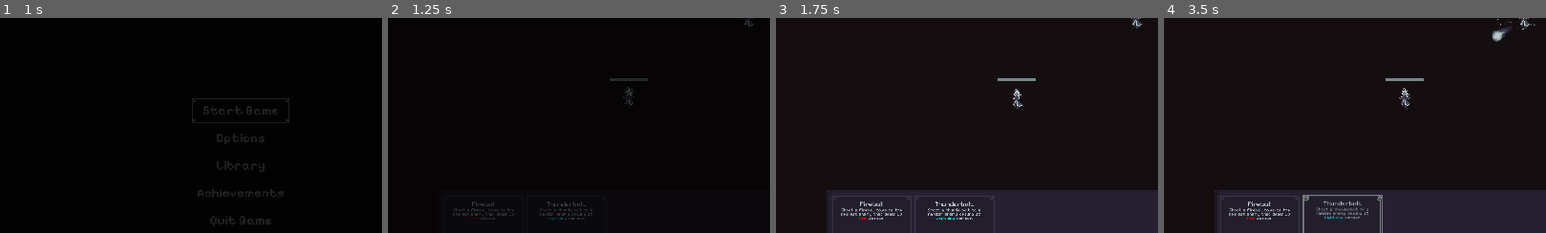
Above: before the commit, frames 1-4 (left to right).
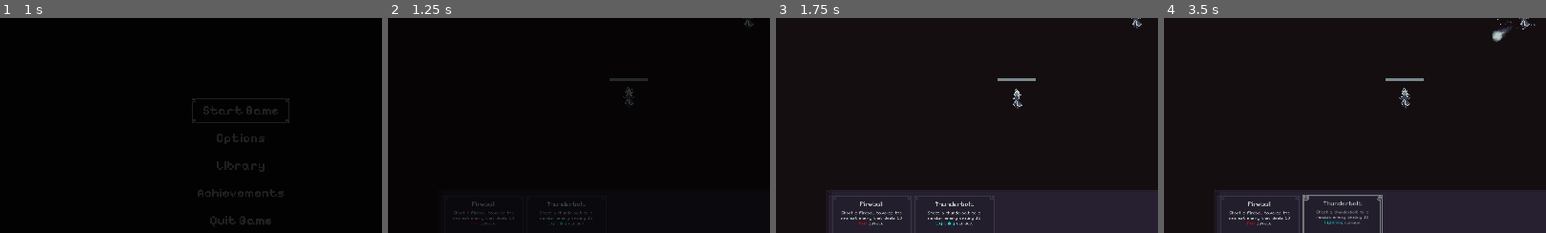
Above: after the commit, the same moments.

Repository: Jelmerrr/Grimoire
Game: Godot game, scene res://Scenes/TitleScreenScene.tscn
Two runs of this game, one before a commit and one after it. Both use one fixed random seed, a clock stepped at 60 frames per second and the inputs below.
Inputs:
- Up to frame 1 (1 s): click "Start Game" at 0.5 s
- Up to frame 2 (1.25 s): no input
- Up to frame 3 (1.75 s): click "Fight!" at 1.25 s
- Up to frame 4 (3.5 s): click "Fight!" at 2 s; click "Fight!" at 2.75 s
The pictures show only the part of the screen within x 18-68%, y 32-82%; the shares and areas given below are measured in that part.

Frame 1 is identical in both runs. In frame 2, 0.6% of the frame differs, in the area x 17-54%, y 88-97%; in frame 3, 0.8%; in frame 4, 0.9%.

Commit message:
Attempted fix at this stupid random camera bug #12 (Also includes some more ui tweaks and an export preset for debugging)

Diff:
--- a/Scenes/BoardScene.tscn
+++ b/Scenes/BoardScene.tscn
@@ -40,13 +40,16 @@
 size = Vector2i(960, 540)
 render_target_update_mode = 4
 
-[node name="Player" parent="Control/SubViewportContainer/SubViewport" instance=ExtResource("4_dwcef")]
+[node name="Camera2D" type="Camera2D" parent="Control/SubViewportContainer/SubViewport"]
 
-[node name="EnemyBoardScene" parent="Control/SubViewportContainer/SubViewport" instance=ExtResource("4_7heqy")]
+[node name="Player, Enemies & Attacks" type="CanvasLayer" parent="Control/SubViewportContainer/SubViewport"]
+follow_viewport_enabled = true
 
-[node name="Grimoire" parent="Control/SubViewportContainer/SubViewport" instance=ExtResource("1_l56c8")]
+[node name="Player" parent="Control/SubViewportContainer/SubViewport/Player, Enemies & Attacks" instance=ExtResource("4_dwcef")]
 
-[node name="Camera2D" type="Camera2D" parent="Control/SubViewportContainer/SubViewport"]
+[node name="EnemyBoardScene" parent="Control/SubViewportContainer/SubViewport/Player, Enemies & Attacks" instance=ExtResource("4_7heqy")]
+
+[node name="Grimoire" parent="Control/SubViewportContainer/SubViewport/Player, Enemies & Attacks" instance=ExtResource("1_l56c8")]
 
 [node name="CanvasLayer" type="CanvasLayer" parent="Control/SubViewportContainer/SubViewport"]
 layer = -5
--- a/Scenes/UI/NewPageSelectionUI.tscn
+++ b/Scenes/UI/NewPageSelectionUI.tscn
@@ -17,12 +17,9 @@
 
 [node name="VBoxContainer" type="VBoxContainer" parent="."]
 layout_mode = 1
-anchors_preset = 13
-anchor_left = 0.5
-anchor_right = 0.5
+anchors_preset = 15
+anchor_right = 1.0
 anchor_bottom = 1.0
-offset_left = -340.0
-offset_right = 340.0
 grow_horizontal = 2
 grow_vertical = 2
 mouse_filter = 2
@@ -31,7 +28,7 @@
 [node name="TopMargin" type="VBoxContainer" parent="VBoxContainer"]
 layout_mode = 2
 size_flags_vertical = 3
-size_flags_stretch_ratio = 0.1
+size_flags_stretch_ratio = 0.2
 mouse_filter = 2
 
 [node name="RichTextLabel" type="RichTextLabel" parent="VBoxContainer"]
@@ -39,7 +36,7 @@
 mouse_filter = 2
 theme_override_colors/default_color = Color(0.7294118, 0.78039217, 0.78039217, 1)
 theme_override_fonts/normal_font = ExtResource("2_c4wou")
-theme_override_font_sizes/normal_font_size = 46
+theme_override_font_sizes/normal_font_size = 60
 bbcode_enabled = true
 text = "Choose a reward
 "
@@ -47,6 +44,12 @@
 scroll_active = false
 horizontal_alignment = 1
 vertical_alignment = 1
+
+[node name="Filler" type="VBoxContainer" parent="VBoxContainer"]
+layout_mode = 2
+size_flags_vertical = 3
+size_flags_stretch_ratio = 0.2
+mouse_filter = 2
 
 [node name="HBoxPanels" type="HBoxContainer" parent="VBoxContainer"]
 layout_mode = 2
@@ -56,7 +59,7 @@
 alignment = 1
 
 [node name="New Page 1 Container" type="PanelContainer" parent="VBoxContainer/HBoxPanels"]
-custom_minimum_size = Vector2(140, 180)
+custom_minimum_size = Vector2(200, 278)
 layout_mode = 2
 mouse_filter = 1
 theme = ExtResource("2_ri3wk")
@@ -105,7 +108,7 @@
 meta_underlined = false
 
 [node name="New Page 2 Container" type="PanelContainer" parent="VBoxContainer/HBoxPanels"]
-custom_minimum_size = Vector2(140, 180)
+custom_minimum_size = Vector2(200, 278)
 layout_mode = 2
 mouse_filter = 1
 theme = ExtResource("2_ri3wk")
@@ -154,7 +157,7 @@
 meta_underlined = false
 
 [node name="New Page 3 Container" type="PanelContainer" parent="VBoxContainer/HBoxPanels"]
-custom_minimum_size = Vector2(140, 180)
+custom_minimum_size = Vector2(200, 278)
 layout_mode = 2
 mouse_filter = 1
 theme = ExtResource("2_ri3wk")
--- a/Scenes/UI/PagesContainerUI.tscn
+++ b/Scenes/UI/PagesContainerUI.tscn
@@ -43,7 +43,6 @@
 [node name="VBoxContainer" type="VBoxContainer" parent="CanvasGroup/PanelContainer/MarginContainer"]
 layout_mode = 2
 size_flags_vertical = 0
-theme_override_constants/separation = -3
 
 [node name="MarginContainer" type="MarginContainer" parent="CanvasGroup/PanelContainer/MarginContainer/VBoxContainer"]
 layout_mode = 2
@@ -71,7 +70,6 @@
 size_flags_vertical = 0
 mouse_filter = 1
 theme_override_colors/default_color = Color(0.7294118, 0.78039217, 0.78039217, 1)
-theme_override_constants/line_separation = -3
 theme_override_fonts/normal_font = ExtResource("4_ptmhp")
 theme_override_fonts/bold_font = ExtResource("4_ptmhp")
 theme_override_font_sizes/normal_font_size = 16
--- a/Scripts/Controllers/PagesContainerUIController.gd
+++ b/Scripts/Controllers/PagesContainerUIController.gd
@@ -37,13 +37,17 @@
 			dragging_node = self.duplicate()
 			dragging_node.set_script(null)
 			dragging_node.name = "DuplicatePage"
-			vbox.get_parent().add_child(dragging_node)
-			set_process_input(true)
+			dragging_node.size = size
+
 			#Initial node positioning.
 			drag_offset = get_global_mouse_position().x - global_position.x + scrollContainer.global_position.x
 			dragging_node.position.x = get_global_mouse_position().x - drag_offset + scrollContainer.scroll_horizontal
 			dragging_panel = dragging_node.get_node("CanvasGroup").get_node("PanelContainer") #PanelContainer
 			dragging_panel.position.x = dragging_node.position.x
+
+			#Add the temporary node to the child of the vbox container.
+			vbox.get_parent().add_child(dragging_node)
+			set_process_input(true)
 
 			#Temporarily hide the "real" panel.
 			panel.hide()
Not shown, added: export_presets.cfg
